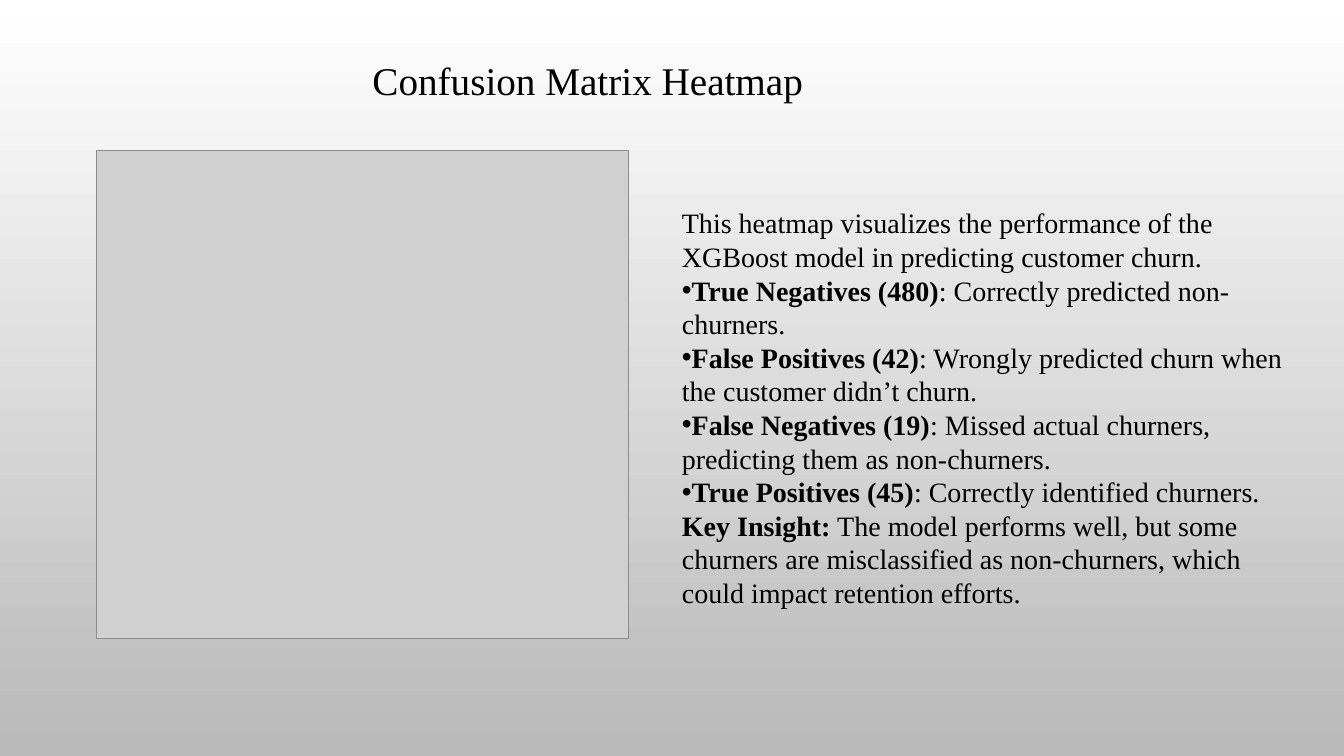
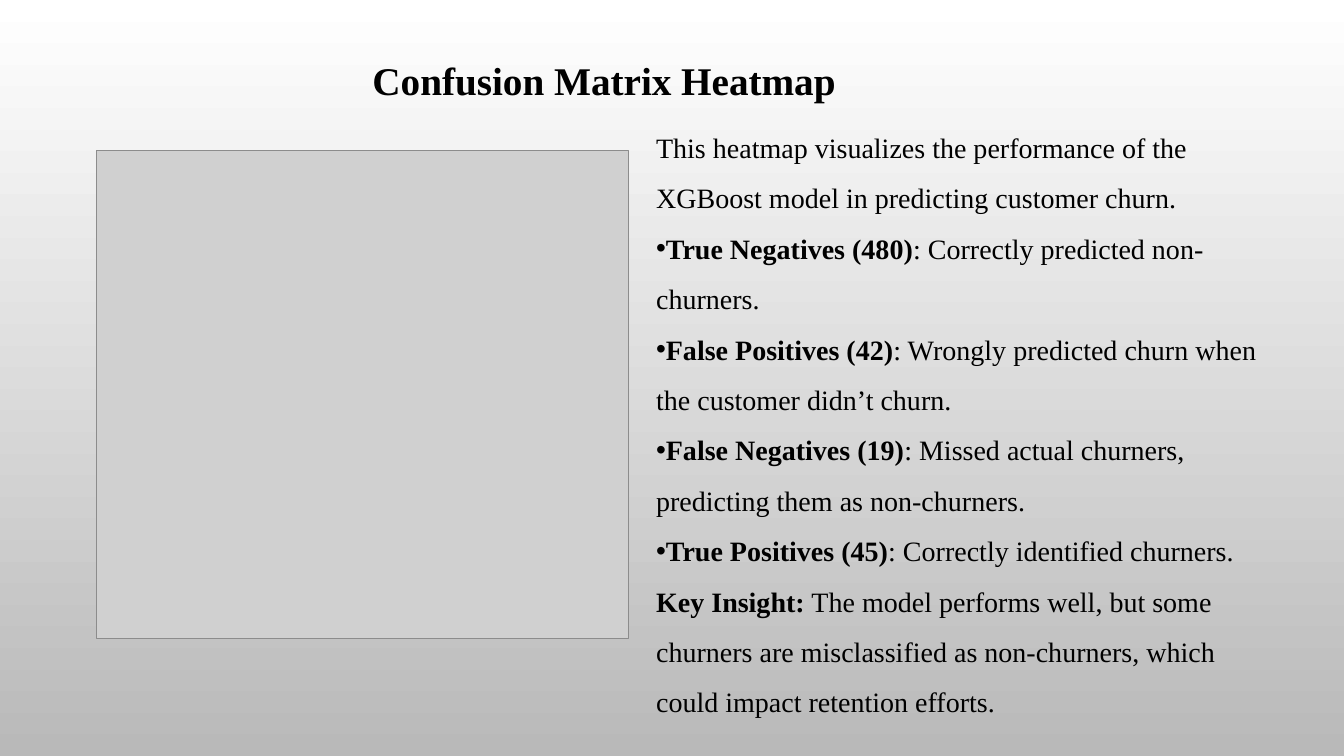
Before and after one commit to Maiya-Abdullahi/SyriaTel-Customer-Churn-Prediction, a slide deck: slide 10 of PowerPoint.pptx. Drawn at 1344x756 pixels with LibreOffice and Linux fonts; fonts in the diff are those of the drawing; grey boxes stand for pictures; background and template pictures are left out. Boxes give left, top, right and bottom in pixels: in the first picture for what was removed or moved away, otherwise in the second. Text is boxed around its words. In the diff, an @@ line names an element or a change of style, - is before the commit and + after.

```diff
--- a/PowerPoint.pptx
+++ b/PowerPoint.pptx
@@ text "Confusion Matrix Heatmap" at (x1=372, y1=67, x2=835, y2=102): bold on @@
@@ text "This heatmap visualizes the performance ..." moved from (x1=682, y1=213, x2=1282, y2=609) to (x1=656, y1=138, x2=1256, y2=718) @@
@@ text "This heatmap visualizes the performance ..." at (x1=656, y1=138, x2=1256, y2=718): line spacing 1 to 1.5 @@
```
Also in this commit, not shown: 12 other slides changed.
